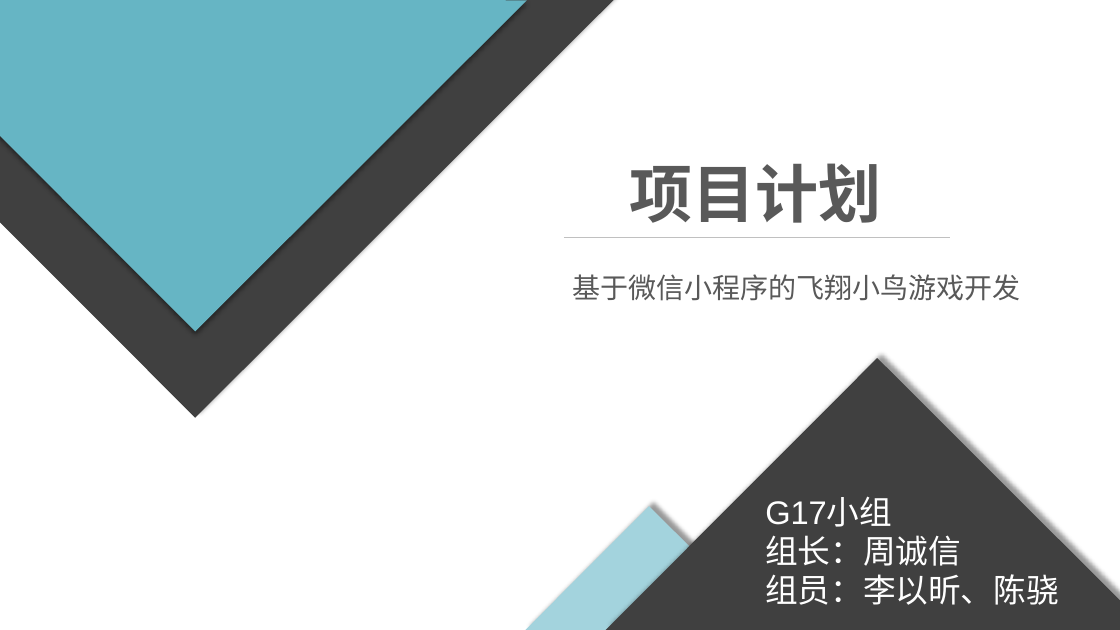
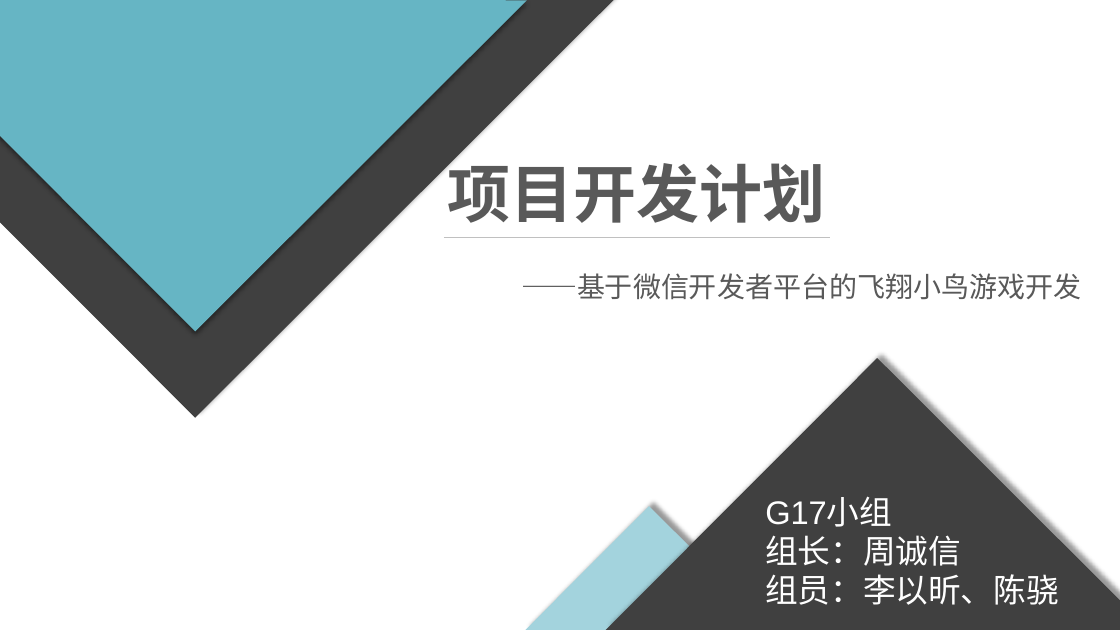
Before and after one commit to diligentsun/flappy-bird, a slide deck: slide 1 of 20201022_项目计划书_0.1.pptx. Drawn at 1120x630 pixels with LibreOffice and Linux fonts; fonts in the diff are those of the drawing. Boxes give left, top, right and bottom in pixels: in the first picture for what was removed or moved away, otherwise in the second. Text is boxed around its words. In the diff, an @@ line names an element or a change of style, - is before the commit and + after.

Commit message:
Add files via upload
更新甘特图，项目计划书wrd以及PPT

```diff
--- a/20201022_项目计划书_0.1.pptx
+++ b/20201022_项目计划书_0.1.pptx
@@ text at bbox=[448, 153, 826, 223]: text changed @@
-项目计划
+项目开发计划
@@ line moved from (564, 237) - (950, 237) to (444, 237) - (830, 237) @@
@@ text at bbox=[521, 273, 1081, 300]: text changed @@
-基于微信小程序的飞翔小鸟游戏开发
+——基于微信开发者平台的飞翔小鸟游戏开发
```
Also in this commit, not shown: 6 other slides changed, 1 slide removed, 1 other file.
